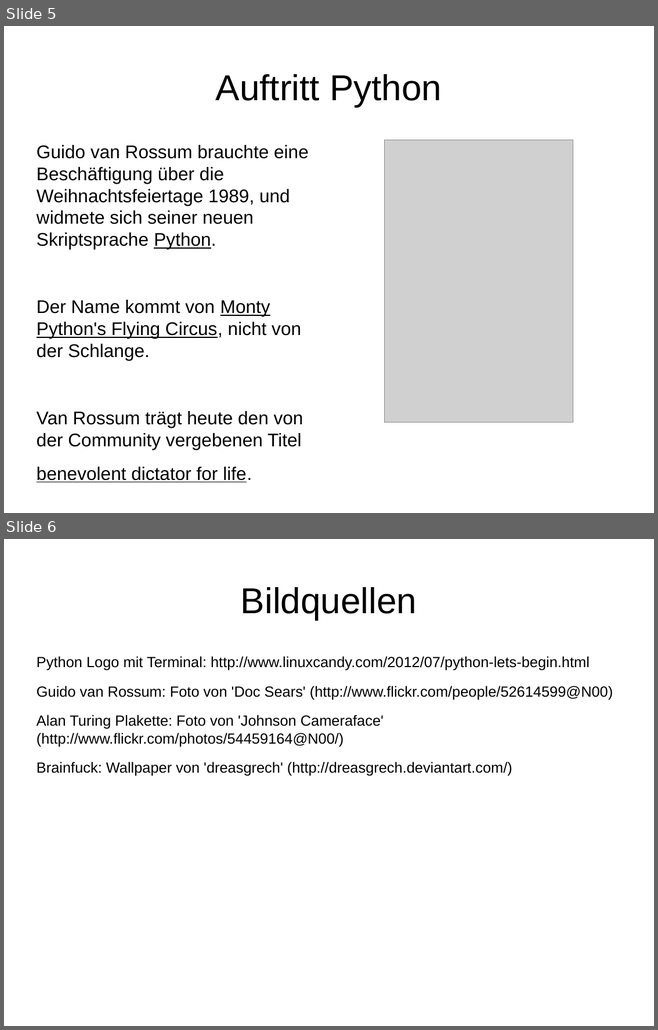
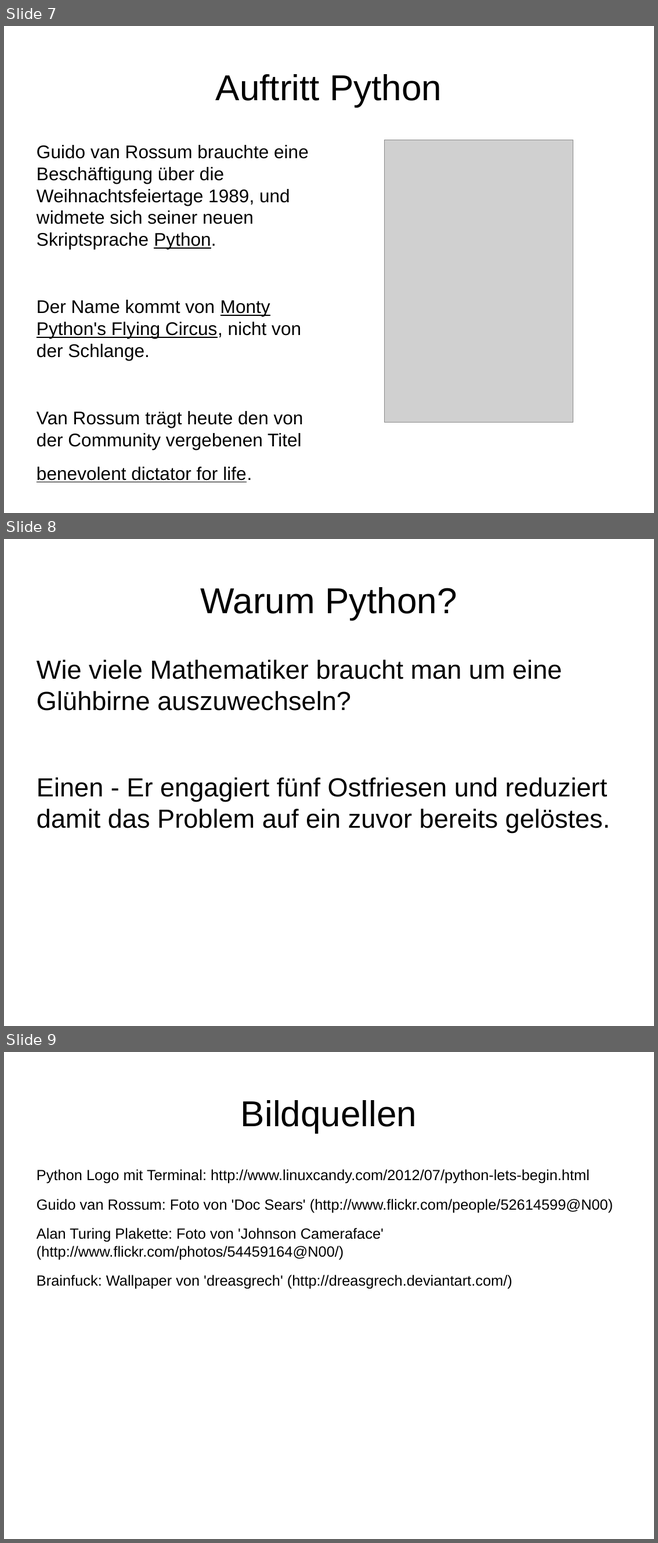
Before and after one commit to burgerdev/bearded-wookie, a slide deck: doc/presentation/learning_python.odp. Shown one above the other, each under a label of ours: slides 5 and 6 before the commit, slides 7, 8 and 9 after it. The pictures are 658x1030 and 658x1543 pixels, drawn with LibreOffice and Linux fonts; fonts in the diff are those of the drawing; grey boxes stand for pictures. Boxes give left, top, right and bottom in pixels: in the first picture for what was removed or moved away, otherwise in the second. Text is boxed around its words. In the diff, an @@ line names an element or a change of style, - is before the commit and + after.

Commit message:
new slides

```diff
--- a/doc/presentation/learning_python.odp
+++ b/doc/presentation/learning_python.odp
@@ slide 8 added at (4,539,654,1026), background #FFFFFF @@
@@ title added at (200,587,457,620), 44 pt, text #000000 @@
+Warum Python?
@@ text added at (36,660,610,833), 32 pt, text #000000 @@
+Wie viele Mathematiker braucht man um eine Glühbirne auszuwechseln?
+Einen - Er engagiert fünf Ostfriesen und reduziert damit das Problem auf ein zuvor bereits gelöstes.
@@ what was slide 5 is now slide 7 @@
@@ what was slide 6 is now slide 9 @@
```
Also in this commit, not shown: 2 other slides added.
